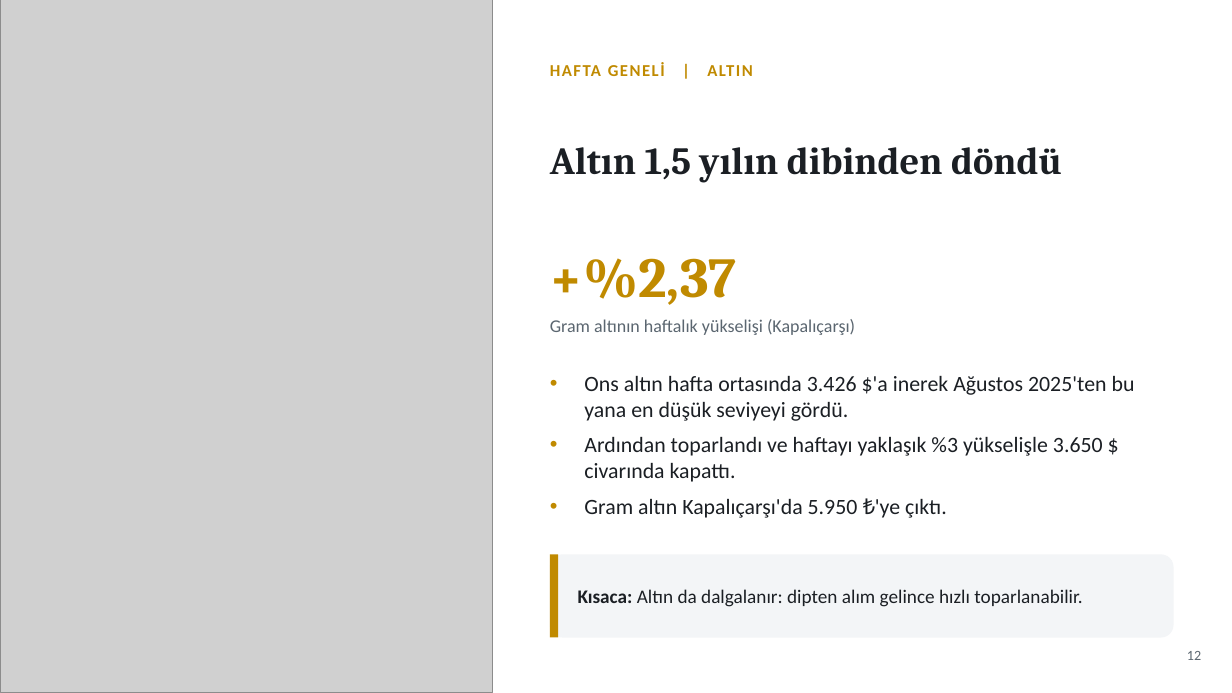
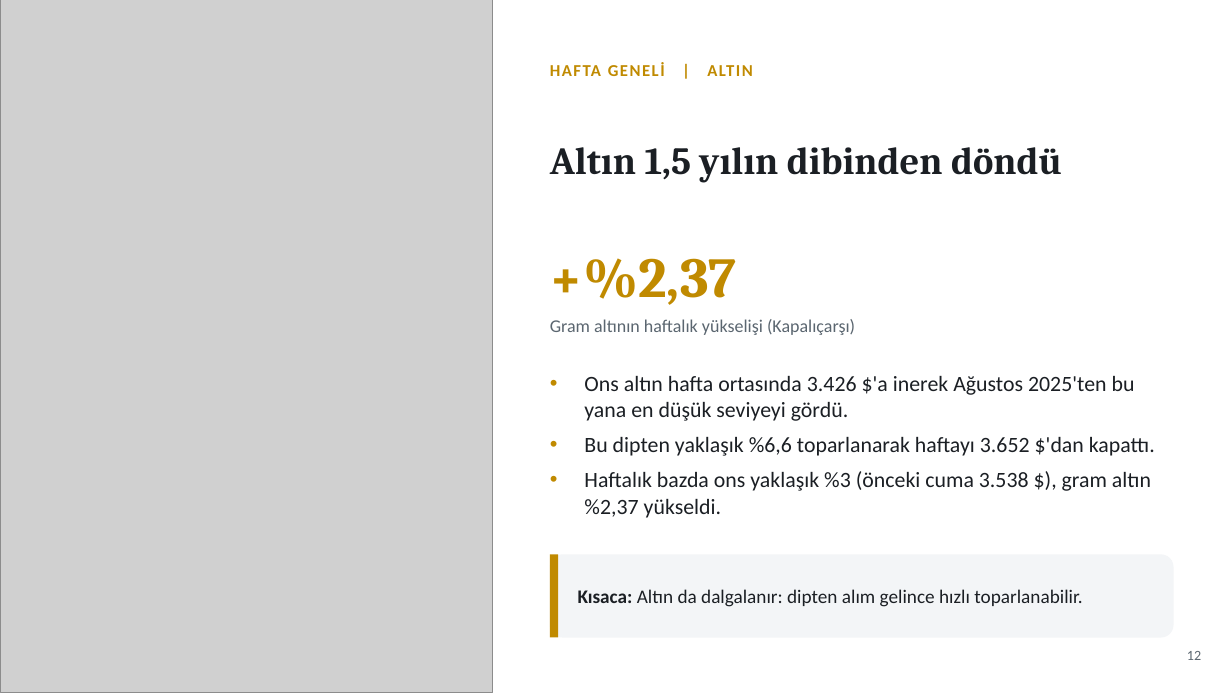
Before and after one commit to likyastudio/ikya-studios-ad, a slide deck: slide 12 of sunum/Haftalik_Ekonomi_Gundemi_Sade.pptx. Drawn at 1232x693 pixels with LibreOffice and Linux fonts; fonts in the diff are those of the drawing; grey boxes stand for pictures. Boxes give left, top, right and bottom in pixels: in the first picture for what was removed or moved away, otherwise in the second. Text is boxed around its words. In the diff, an @@ line names an element or a change of style, - is before the commit and + after.

```diff
--- a/sunum/Haftalik_Ekonomi_Gundemi_Sade.pptx
+++ b/sunum/Haftalik_Ekonomi_Gundemi_Sade.pptx
@@ text at [584,437,1155,518]: text changed @@
-• Ardından toparlandı ve haftayı yaklaşık %3 yükselişle 3.650 $ civarında kapattı.
-• Gram altın Kapalıçarşı'da 5.950 ₺'ye çıktı.
+• Bu dipten yaklaşık %6,6 toparlanarak haftayı 3.652 $'dan kapattı.
+• Haftalık bazda ons yaklaşık %3 (önceki cuma 3.538 $), gram altın %2,37 yükseldi.
```
Also in this commit, not shown: 5 other slides changed.
